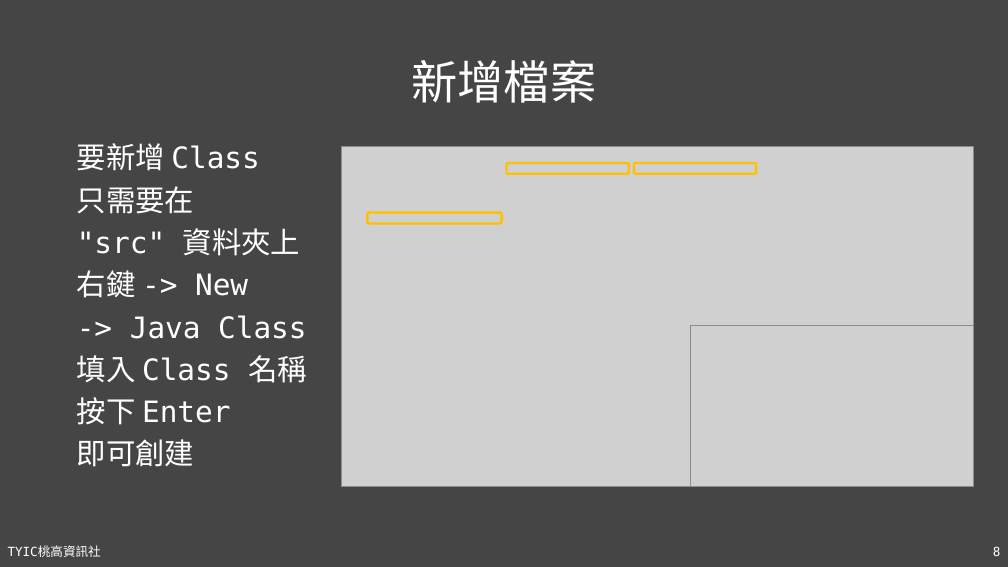
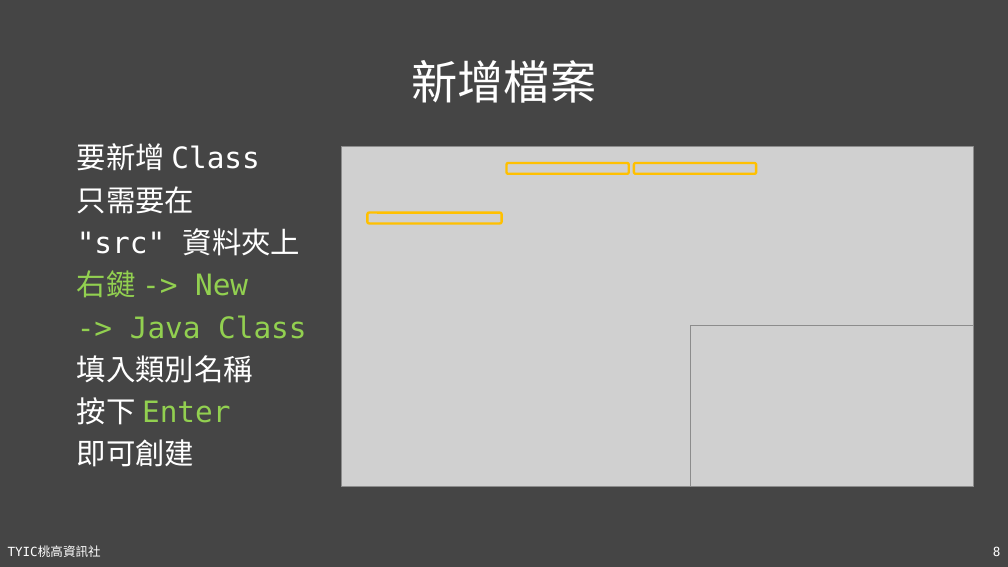
Before and after one commit to TYSHIC/slides, a slide deck: slide 8 of powerpoint/05_IntelliJ IDEA.pptx. Drawn at 1008x567 pixels with LibreOffice and Linux fonts; fonts in the diff are those of the drawing; grey boxes stand for pictures. Boxes give left, top, right and bottom in pixels: in the first picture for what was removed or moved away, otherwise in the second. Text is boxed around its words. In the diff, an @@ line names an element or a change of style, - is before the commit and + after.

```diff
--- a/powerpoint/05_IntelliJ IDEA.pptx
+++ b/powerpoint/05_IntelliJ IDEA.pptx
@@ text at (77, 270, 306, 425): text colour #FFFFFF to #92D050 in "右鍵 -> New", "-> Java Class", "Enter" @@
@@ text at (77, 355, 253, 383): text changed @@
-填入 Class 名稱
+填入類別名稱
```
Also in this commit, not shown: 1 other slide changed, 9 other files.
